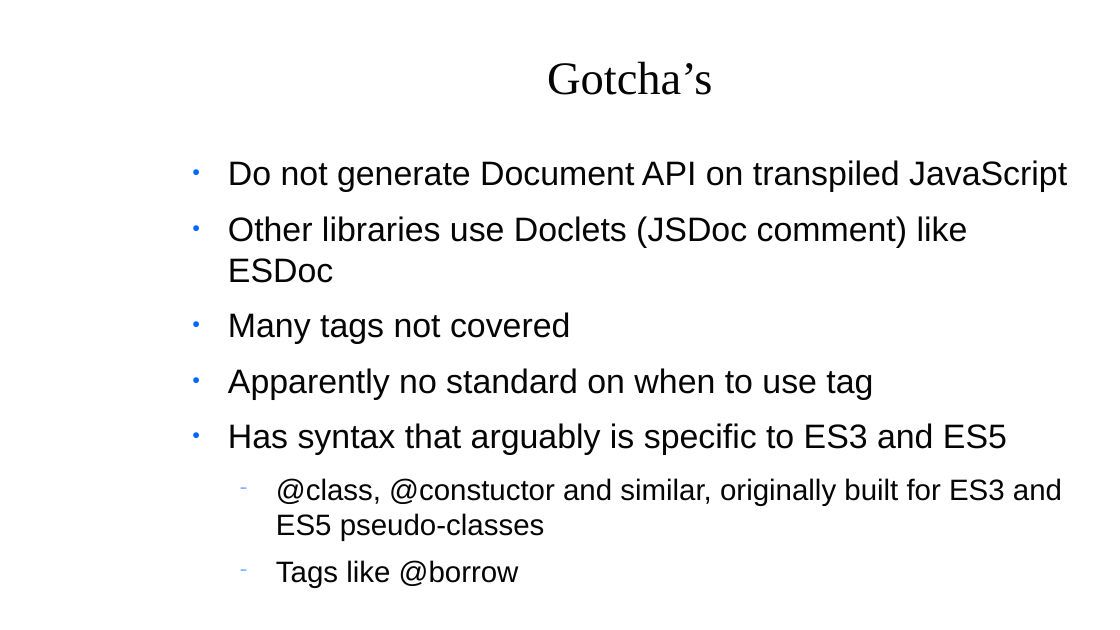
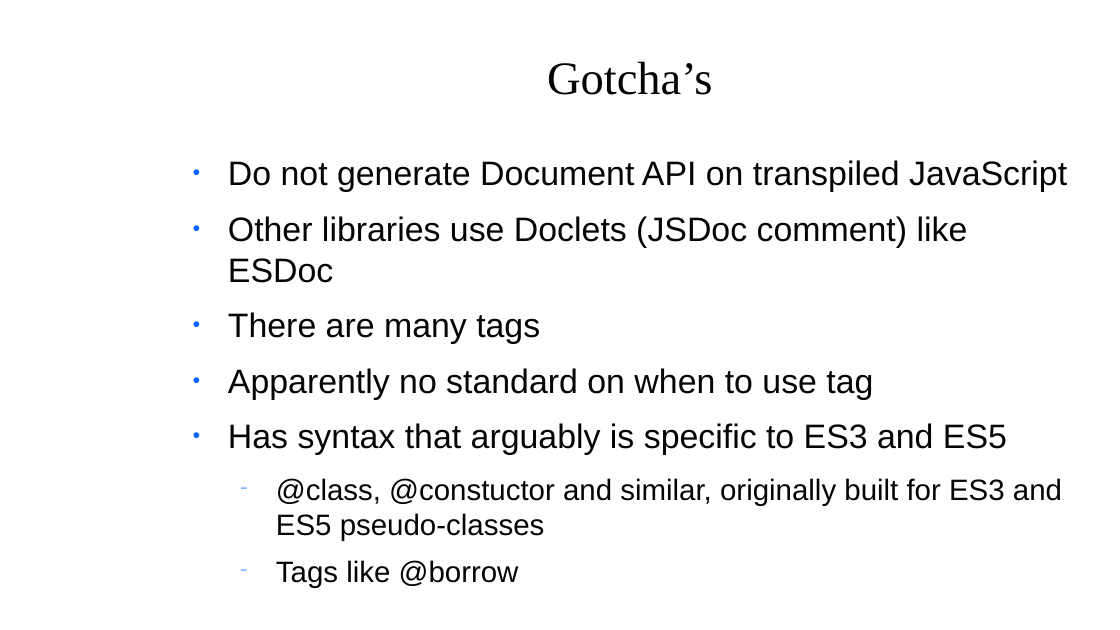
Before and after one commit to zoldello/jsdoc-talk, a slide deck: slide 9 of slides.pptx. Drawn at 1120x630 pixels with LibreOffice and Linux fonts; fonts in the diff are those of the drawing; background and template pictures are left out. Boxes give left, top, right and bottom in pixels: in the first picture for what was removed or moved away, otherwise in the second. Text is boxed around its words. In the diff, an @@ line names an element or a change of style, - is before the commit and + after.

```diff
--- a/slides.pptx
+++ b/slides.pptx
@@ text at [228,312,540,344]: text changed @@
-● Many tags not covered
+● There are many tags
```
Also in this commit, not shown: 5 other slides changed, 1 other file.
